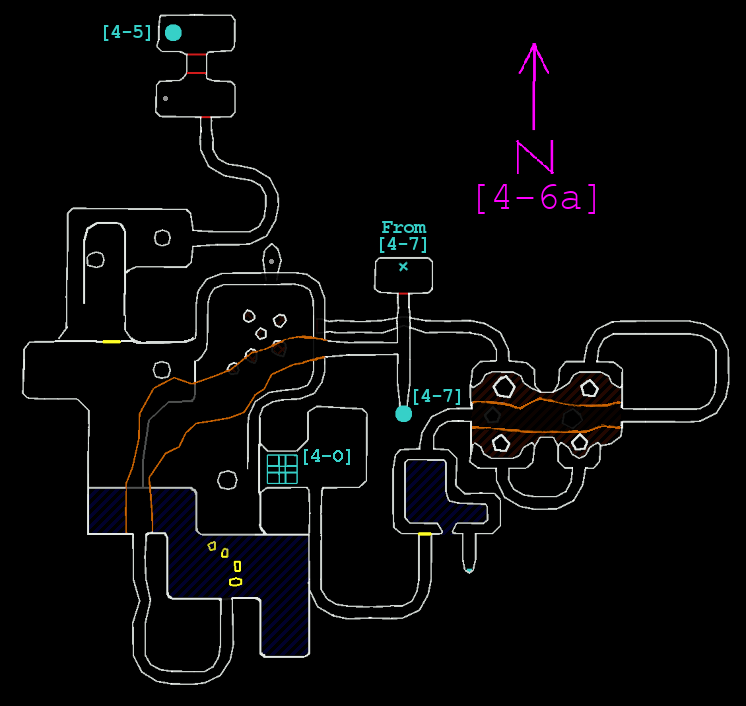
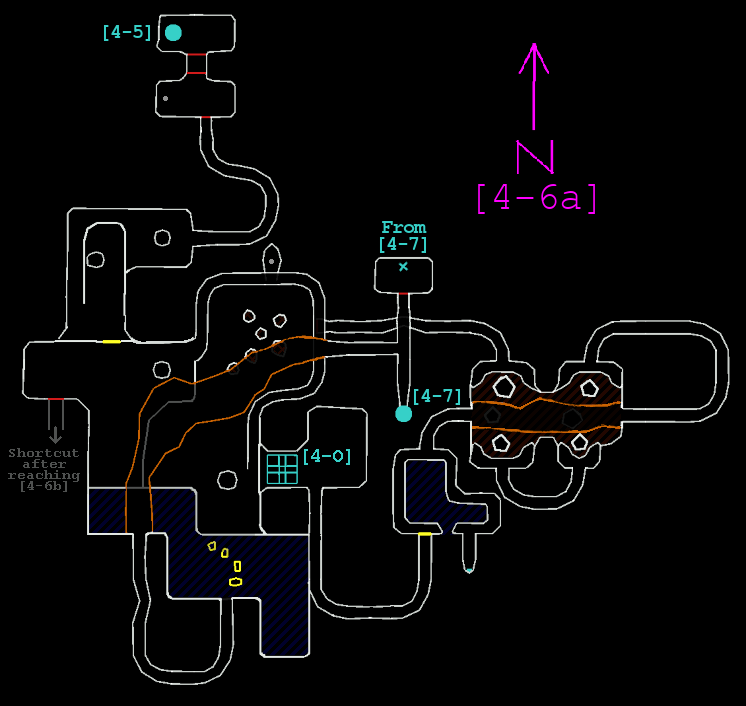
Two versions of the same layered image (746x706). Layer-by-layer changes:
added layer "Shortcut ..." above "main" over [8, 448, 80, 492]
painted on "main" over [48, 398, 64, 444]
